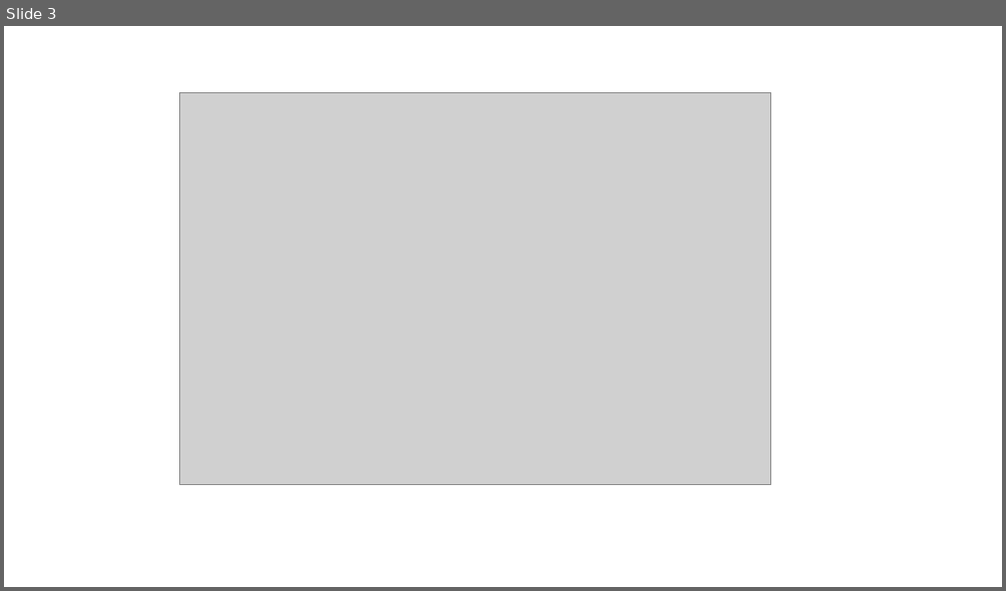
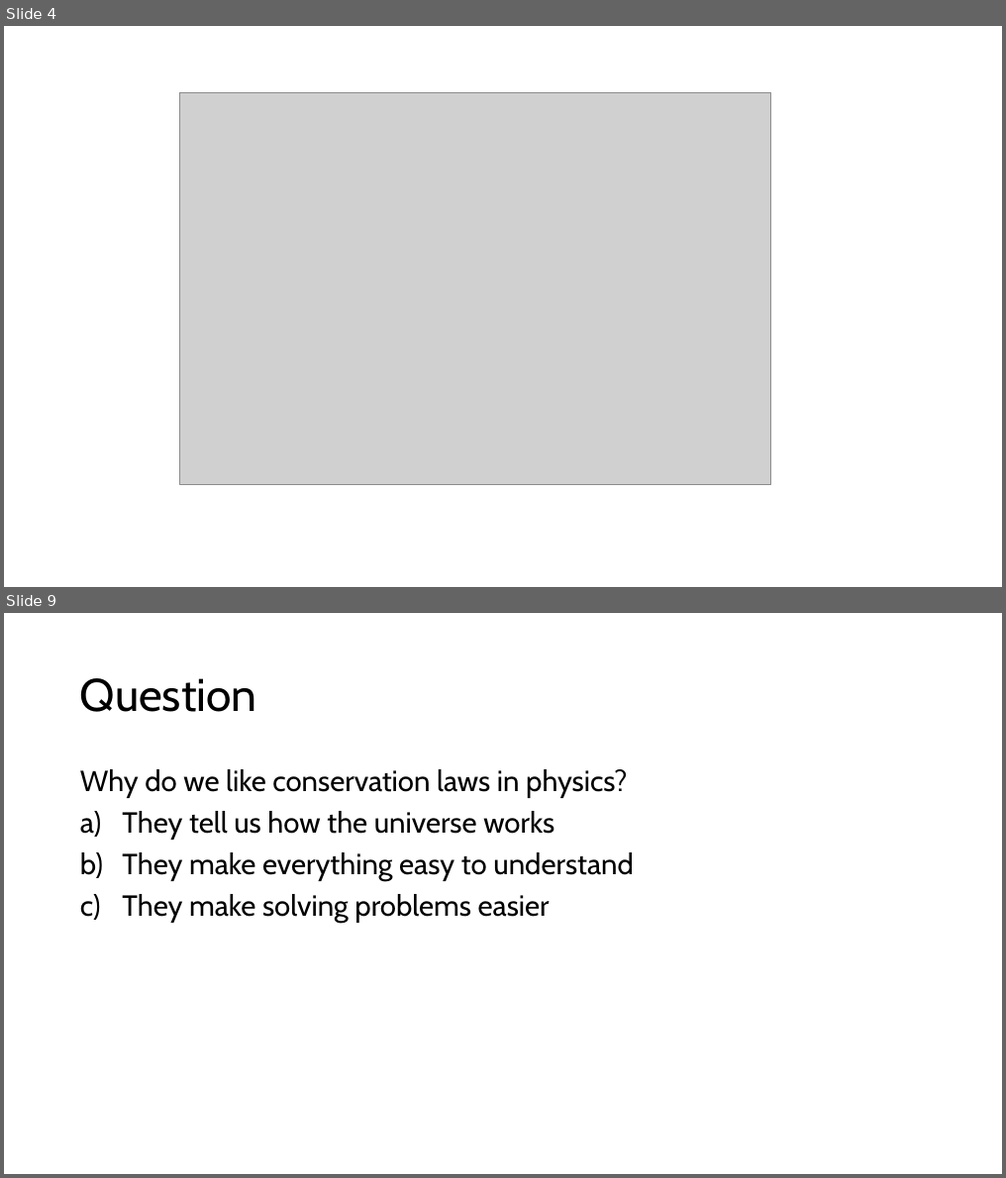
Before and after one commit to rtlines/Introductory-Physics-II, a slide deck: Lecture_Slides/PH 123 Lecture 36.pptx. Shown one above the other, each under a label of ours: slide 3 before the commit, slides 4 and 9 after it; the slides between them are not shown. The pictures are 1006x591 and 1006x1178 pixels, drawn with LibreOffice and Linux fonts; fonts in the diff are those of the drawing; grey boxes stand for pictures. Boxes give left, top, right and bottom in pixels: in the first picture for what was removed or moved away, otherwise in the second. Text is boxed around its words. In the diff, an @@ line names an element or a change of style, - is before the commit and + after.

```diff
--- a/Lecture_Slides/PH 123 Lecture 36.pptx
+++ b/Lecture_Slides/PH 123 Lecture 36.pptx
@@ slide 9 added at (4, 613, 1002, 1174), background #FFFFFF @@
@@ title added at (80, 678, 257, 712), 44 pt, text #000000 @@
+Question
@@ text added at (80, 769, 633, 924), 28 pt, text #000000 @@
+Why do we like conservation laws in physics?
+a) They tell us how the universe works
+b) They make everything easy to understand
+c) They make solving problems easier
@@ what was slide 3 is now slide 4 @@
```
Also in this commit, not shown: 5 other slides added, 5 other files.
